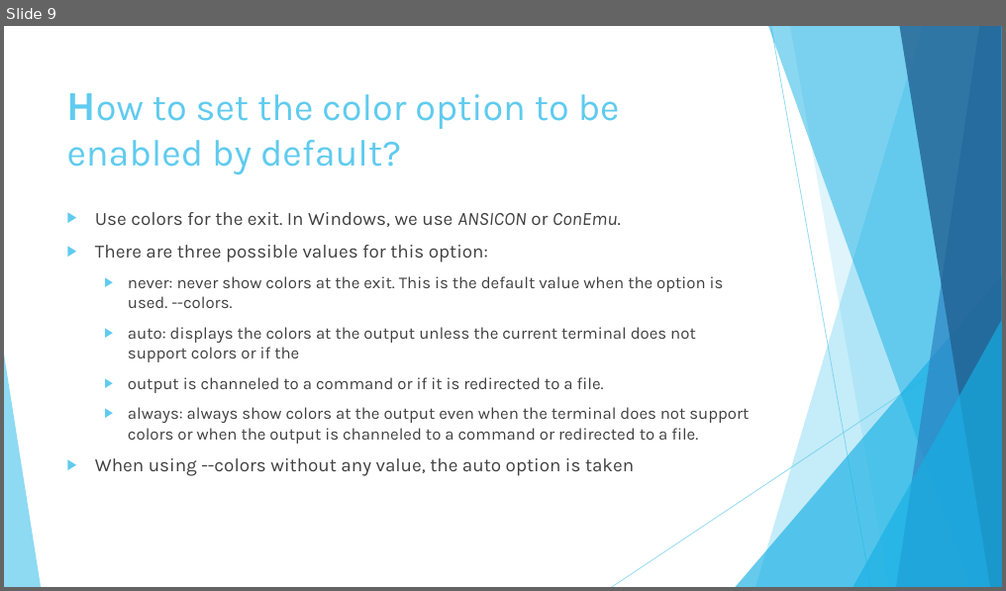
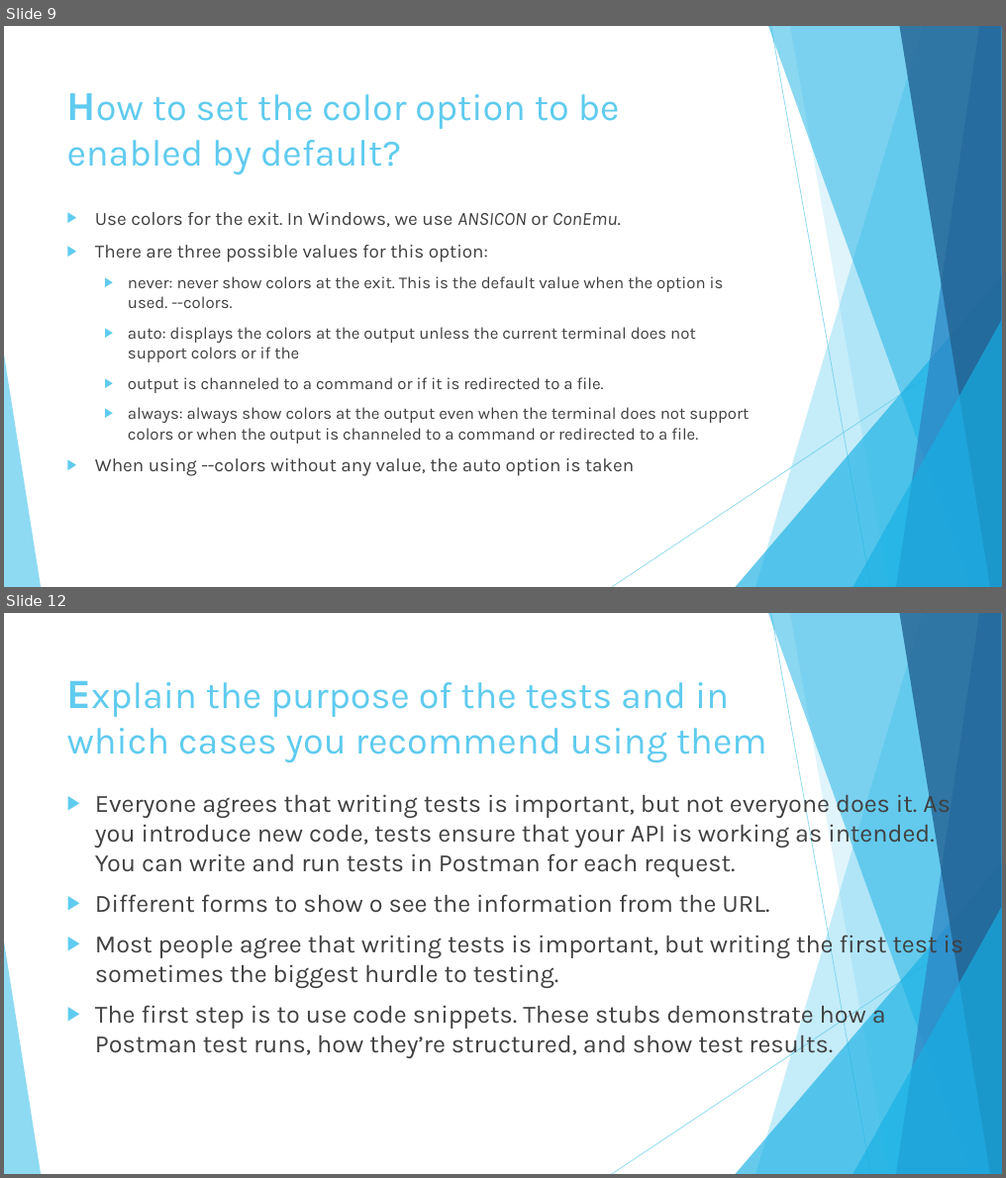
Before and after one commit to diegosilva91/Postman, a slide deck: Pill_Postman_presentation.pptx. Shown one above the other, each under a label of ours: slide 9 before the commit, slides 9 and 12 after it; the slides between them are not shown. The pictures are 1006x591 and 1006x1178 pixels, drawn with LibreOffice and Linux fonts; fonts in the diff are those of the drawing. Boxes give left, top, right and bottom in pixels: in the first picture for what was removed or moved away, otherwise in the second. Text is boxed around its words. In the diff, an @@ line names an element or a change of style, - is before the commit and + after.

```diff
--- a/Pill_Postman_presentation.pptx
+++ b/Pill_Postman_presentation.pptx
@@ slide 12 added at box(4, 613, 1002, 1174), background #FFFFFF; not listed: 10 template elements that a slide beside it also shows @@
@@ title added at box(67, 682, 767, 762), 36 pt, text #5FCBEF @@
+Explain the purpose of the tests and in which cases you recommend using them
@@ text added at box(95, 789, 964, 1059), 24 pt, text #404040 @@
+▶ Everyone agrees that writing tests is important, but not everyone does it. As you introduce new code, tests ensure that your API is working as intended. You can write and run tests in Postman for each request.
+▶ Different forms to show o see the information from the URL.
+▶ Most people agree that writing tests is important, but writing the first test is sometimes the biggest hurdle to testing.
+▶ The first step is to use code snippets. These stubs demonstrate how a Postman test runs, how they’re structured, and show test results.
```
Also in this commit, not shown: 1 slide changed, 5 other slides added, 4 slides removed, 1 other file.
